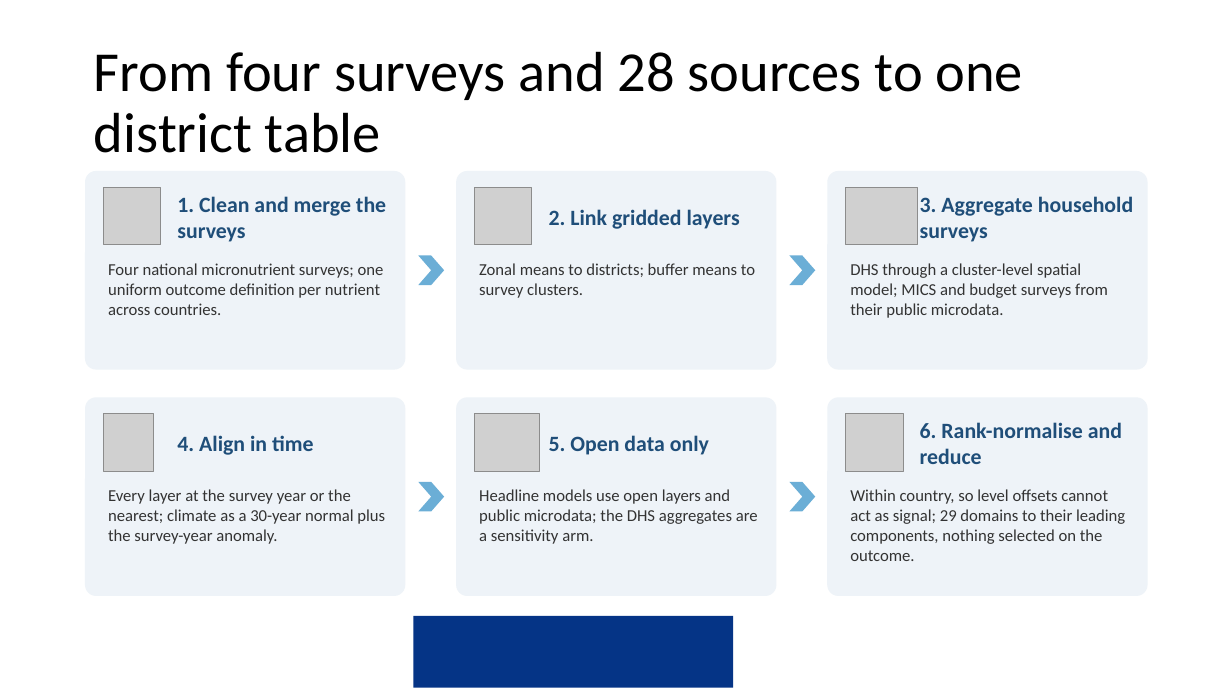
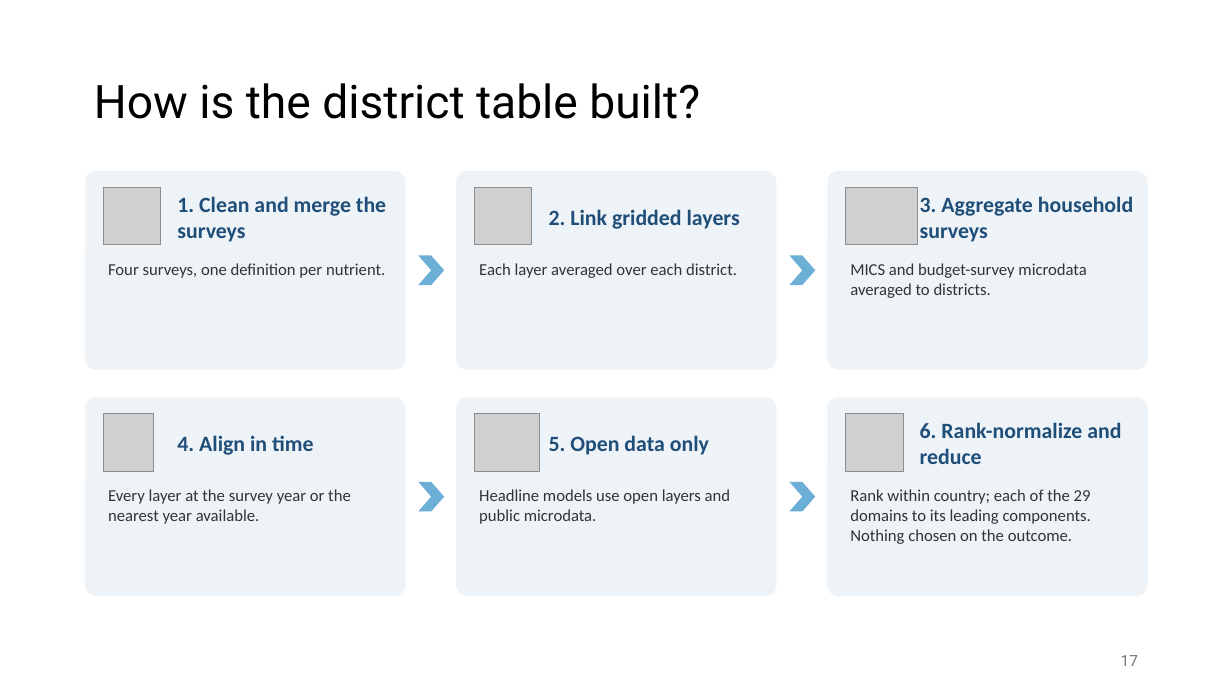
Before and after one commit to amertens/mn-prediction, a slide deck: slide 17 of docs/slides/MN-proxy-full-talk-2026-09.pptx (slide 20 before the commit). Drawn at 1232x693 pixels with LibreOffice and Linux fonts; fonts in the diff are those of the drawing; grey boxes stand for pictures; background and template pictures are left out. Boxes give left, top, right and bottom in pixels: in the first picture for what was removed or moved away, otherwise in the second. Text is boxed around its words. In the diff, an @@ line names an element or a change of style, - is before the commit and + after.

```diff
--- a/docs/slides/MN-proxy-full-talk-2026-09.pptx
+++ b/docs/slides/MN-proxy-full-talk-2026-09.pptx
@@ title at [94, 83, 700, 119]: text changed; size 44 to 36 pt; font Calibri to Roboto @@
-From four surveys and 28 sources to one district table
+How is the district table built?
@@ text at [108, 263, 385, 278]: text changed @@
-Four national micronutrient surveys; one uniform outcome definition per nutrient across countries.
+Four surveys, one definition per nutrient.
@@ text at [479, 263, 737, 278]: text changed @@
-Zonal means to districts; buffer means to survey clusters.
+Each layer averaged over each district.
@@ text at [850, 263, 1086, 298]: text changed @@
-DHS through a cluster-level spatial model; MICS and budget surveys from their public microdata.
+MICS and budget-survey microdata averaged to districts.
@@ text at [920, 422, 1121, 464]: text changed @@
-6. Rank-normalise and reduce
+6. Rank-normalize and reduce
@@ text at [108, 489, 351, 524]: text changed @@
-Every layer at the survey year or the nearest; climate as a 30-year normal plus the survey-year anomaly.
+Every layer at the survey year or the nearest year available.
@@ text at [479, 489, 731, 524]: text changed @@
-Headline models use open layers and public microdata; the DHS aggregates are a sensitivity arm.
+Headline models use open layers and public microdata.
@@ text at [850, 489, 1091, 544]: text changed @@
-Within country, so level offsets cannot act as signal; 29 domains to their leading components, nothing selected on the outcome.
+Rank within country; each of the 29 domains to its leading components. Nothing chosen on the outcome.
@@ rectangle removed at [413, 616, 733, 689] @@
@@ page number added at [1121, 655, 1138, 666], 12 pt, text #797979 @@
+17
```
Also in this commit, not shown: 68 other slides changed, 23 slides added, 30 slides removed, 22 other files.
